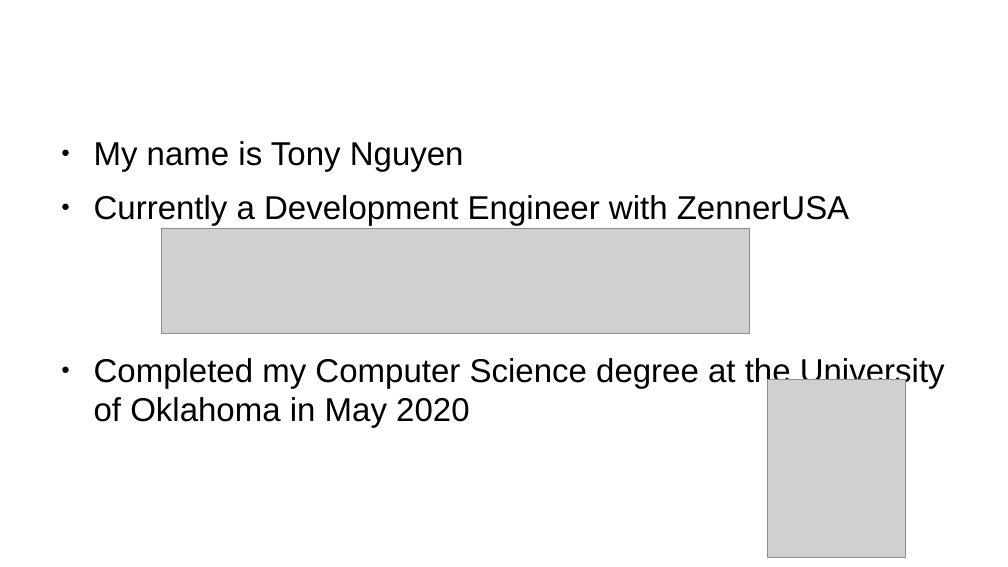
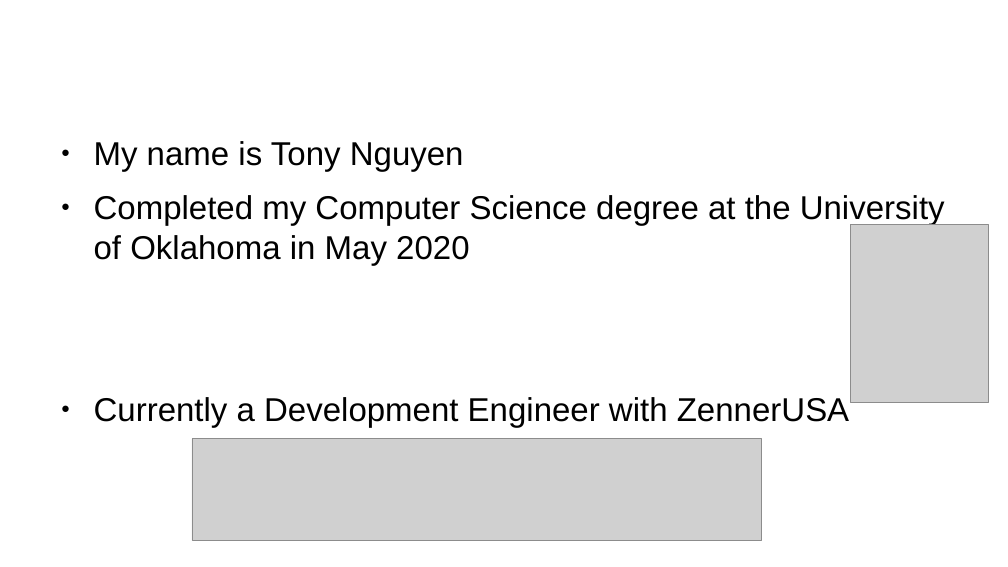
Before and after one commit to tonyern/techlahoma-lightning-talk-slides, a slide deck: slide 2 of Lightning Talk.odp. Drawn at 1008x567 pixels with LibreOffice and Linux fonts; fonts in the diff are those of the drawing; grey boxes stand for pictures; background and template pictures are left out. Boxes give left, top, right and bottom in pixels: in the first picture for what was removed or moved away, otherwise in the second. Text is boxed around its words. In the diff, an @@ line names an element or a change of style, - is before the commit and + after.

```diff
--- a/Lightning Talk.odp
+++ b/Lightning Talk.odp
@@ text at bbox=[94, 195, 945, 266]: paragraph added @@
+● Completed my Computer Science degree at the University of Oklahoma in May 2020
@@ picture: place and size @@
-picture at bbox=[767, 381, 906, 558]
+picture at bbox=[851, 225, 989, 402]
@@ text at bbox=[94, 358, 945, 428]: paragraph removed @@
-● Completed my Computer Science degree at the University of Oklahoma in May 2020
@@ picture: place and size @@
-picture at bbox=[162, 229, 750, 334]
+picture at bbox=[192, 439, 762, 541]
```
Also in this commit, not shown: 3 other slides changed.
